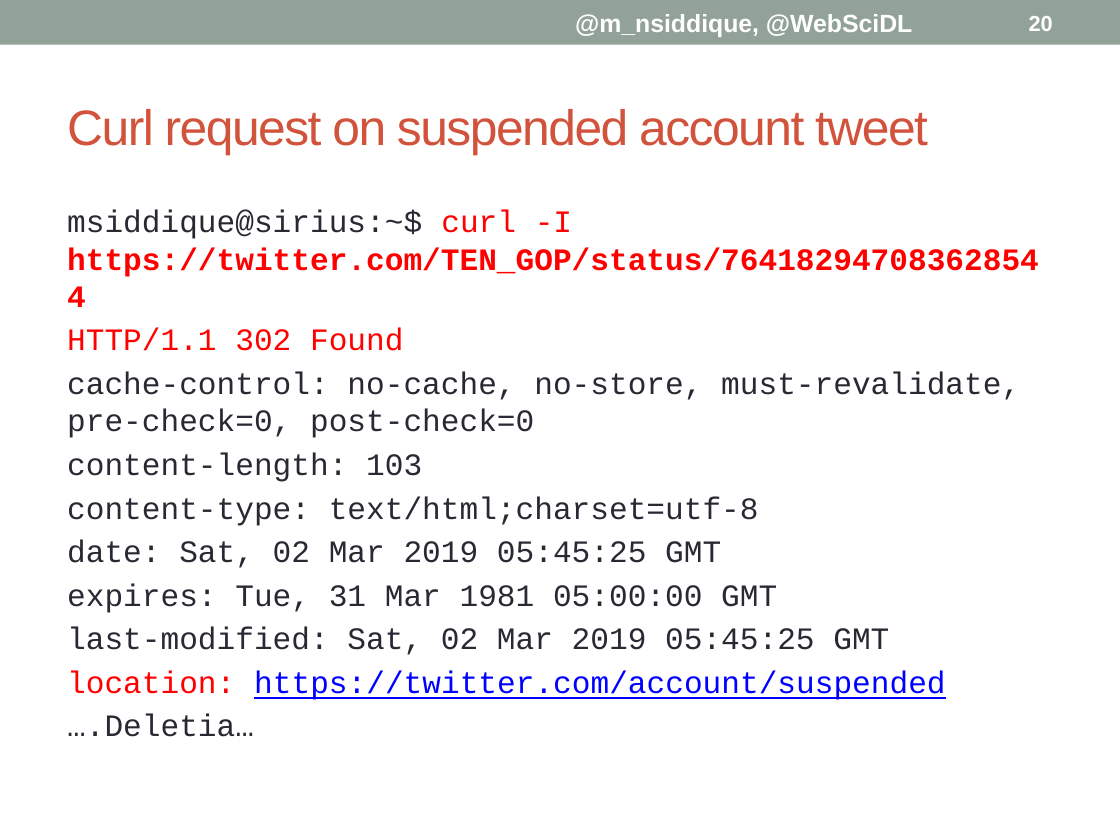
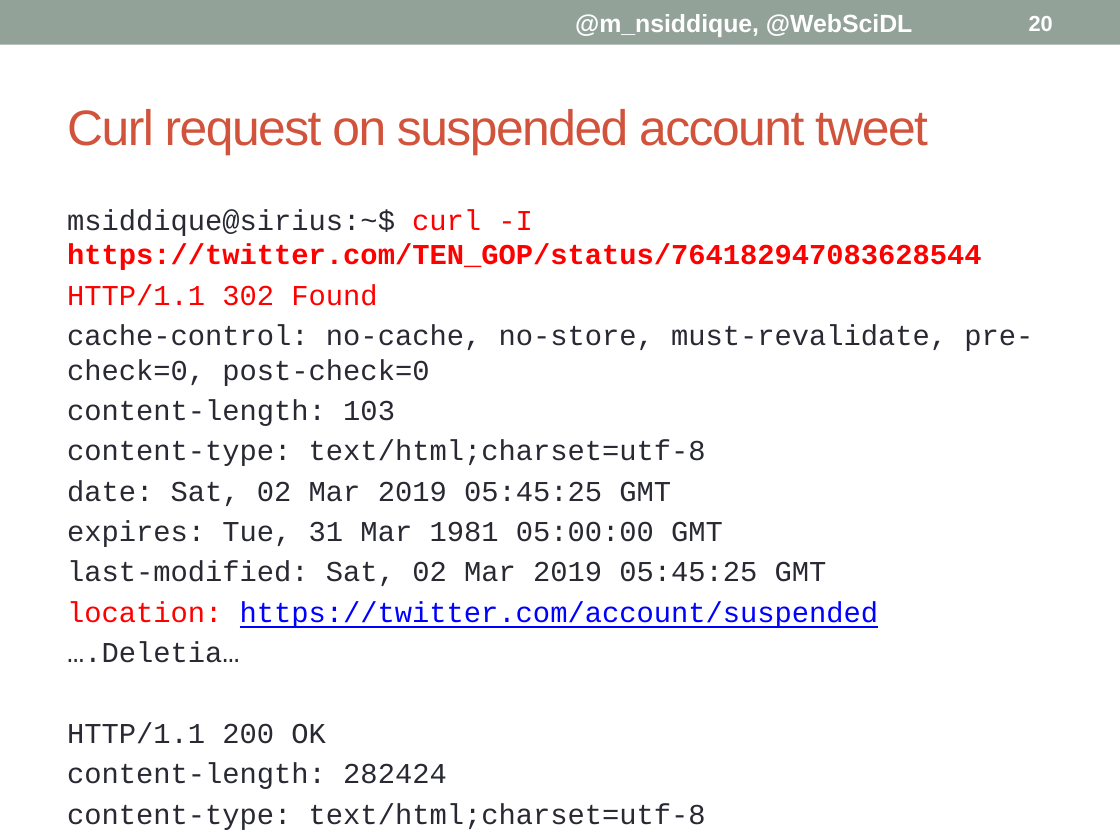
Before and after one commit to phonedude/cs895-s19, a slide deck: slide 20 of assignments/siddique/week-08-presentation/Delete Forensics.pptx. Drawn at 1120x840 pixels with LibreOffice and Linux fonts; fonts in the diff are those of the drawing. Boxes give left, top, right and bottom in pixels: in the first picture for what was removed or moved away, otherwise in the second. Text is boxed around its words. In the diff, an @@ line names an element or a change of style, - is before the commit and + after.

```diff
--- a/assignments/siddique/week-08-presentation/Delete Forensics.pptx
+++ b/assignments/siddique/week-08-presentation/Delete Forensics.pptx
@@ text at [67,209,1033,663]: size 20 to 18.5 pt in "msiddique@sirius:~$ curl -I https://twitter.com/TEN_GOP/stat ...", "HTTP/1.1 302 Found", "cache-control: no-cache, no-store, must-revalidate, pre-chec ...", "content-length: 103" and 6 more places @@
@@ text at [67,722,447,789]: paragraphs added @@
+HTTP/1.1 200 OK
+content-length: 282424
+content-type: text/html;charset=utf-8
+…Deletia…
```
Also in this commit, not shown: 4 other slides changed.
